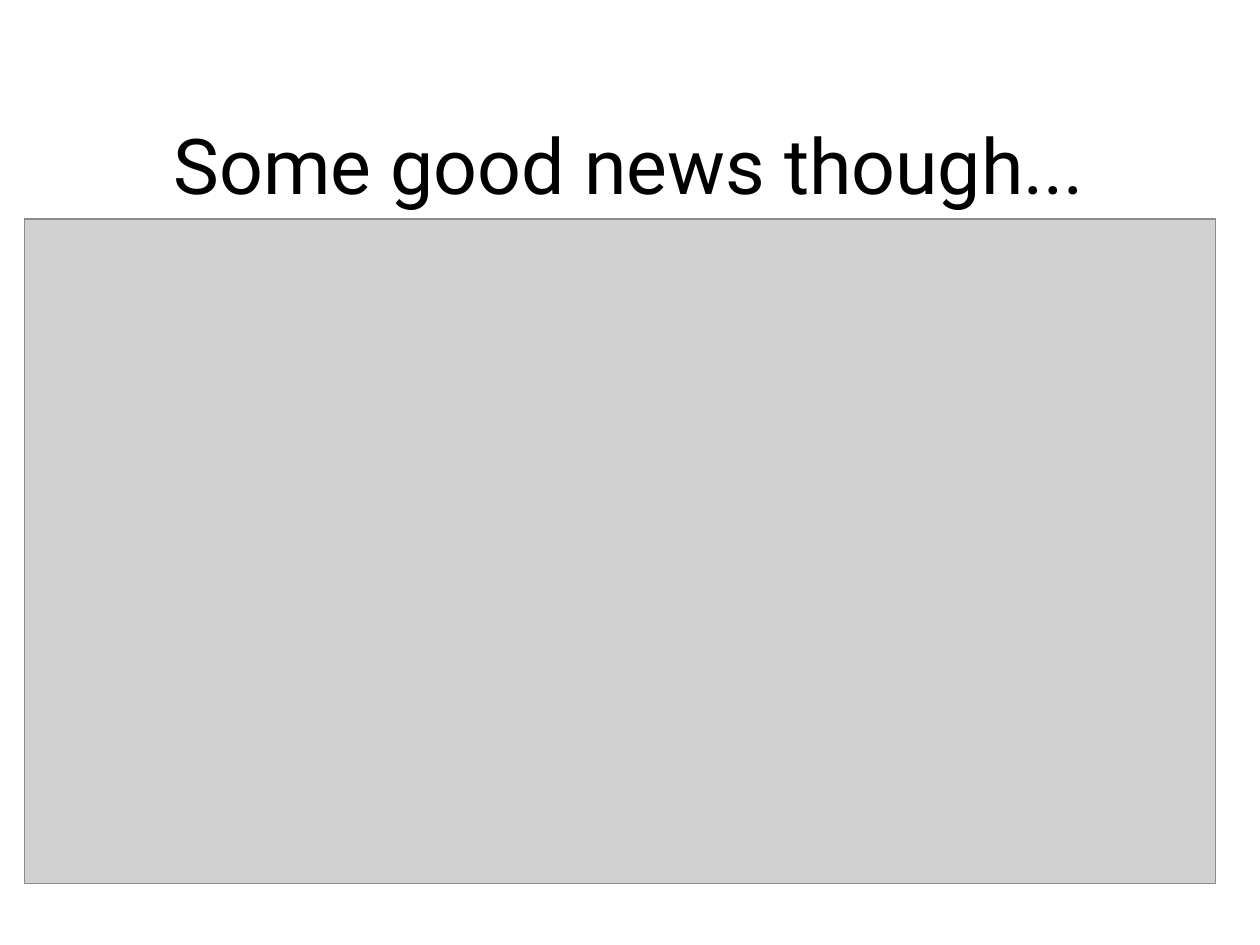
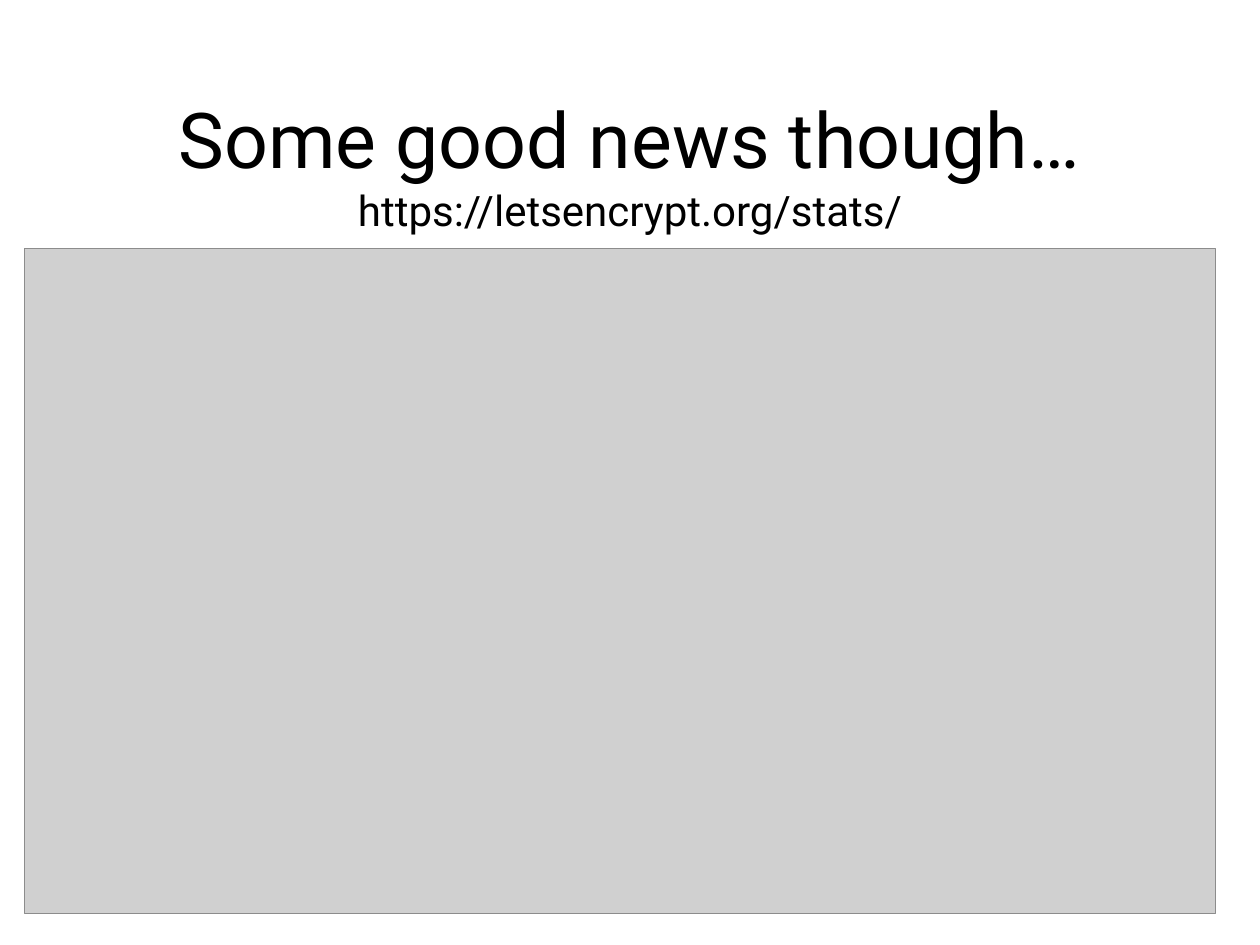
Before and after one commit to sftcd/cs7053, a slide deck: slide 38 of 2016lectures/06-protocols.ppt (slide 39 before the commit). Drawn at 1260x945 pixels with LibreOffice and Linux fonts; fonts in the diff are those of the drawing; grey boxes stand for pictures. Boxes give left, top, right and bottom in pixels: in the first picture for what was removed or moved away, otherwise in the second. Text is boxed around its words. In the diff, an @@ line names an element or a change of style, - is before the commit and + after.

```diff
--- a/2016lectures/06-protocols.ppt
+++ b/2016lectures/06-protocols.ppt
@@ text at bbox=[179, 110, 1080, 235]: text changed; size 44 to 24 pt @@
-Some good news though...
+Some good news though…
+https://letsencrypt.org/stats/
@@ picture: place and size @@
-picture at bbox=[25, 219, 1216, 885]
+picture at bbox=[25, 248, 1216, 914]
```
Also in this commit, not shown: 15 other slides changed, 1 slide added, 2 slides removed, 2 other files.
